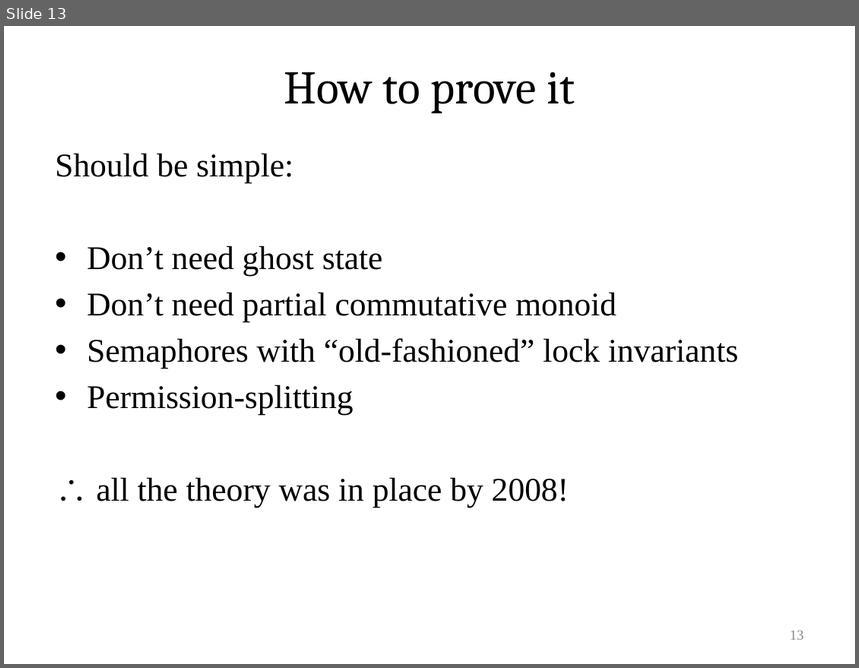
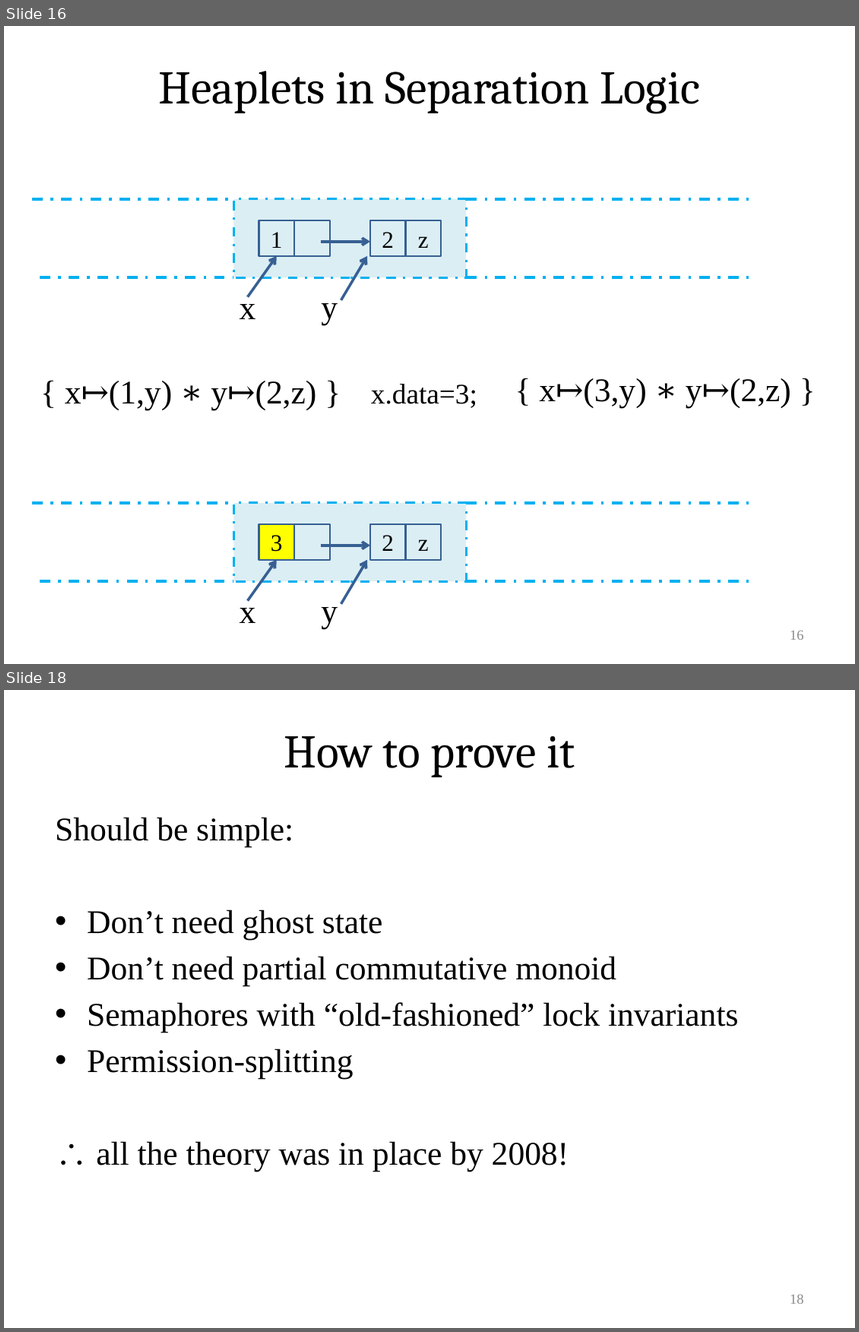
Before and after one commit to VeriNum/pardotprod, a slide deck: doc/Parallel Dot Product.pptx. Shown one above the other, each under a label of ours: slide 13 before the commit, slides 16 and 18 after it; the slides between them are not shown. The pictures are 859x668 and 859x1332 pixels, drawn with LibreOffice and Linux fonts; fonts in the diff are those of the drawing. Boxes give left, top, right and bottom in pixels: in the first picture for what was removed or moved away, otherwise in the second. Text is boxed around its words. In the diff, an @@ line names an element or a change of style, - is before the commit and + after.

```diff
--- a/doc/Parallel Dot Product.pptx
+++ b/doc/Parallel Dot Product.pptx
@@ slide 16 added at (x1=4, y1=26, x2=855, y2=664), background #FFFFFF @@
@@ title added at (x1=159, y1=71, x2=700, y2=113), 39.6 pt, text #000000 @@
+Heaplets in Separation Logic
@@ line added from (32, 199) to (234, 199), #00B0F0 2.25 pt dashed @@
@@ rectangle added at (x1=234, y1=199, x2=466, y2=277), fill #DBEEF4, outline #00B0F0 2 pt dashed @@
@@ line added from (466, 199) to (749, 199), #00B0F0 2.25 pt dashed @@
@@ rectangle added at (x1=259, y1=221, x2=295, y2=257), outline #376092 1.5 pt, 20 pt, text #000000 @@
+1
@@ rectangle added at (x1=294, y1=221, x2=330, y2=257), outline #376092 1.5 pt @@
@@ rectangle added at (x1=370, y1=221, x2=406, y2=257), outline #376092 1.5 pt, 20 pt, text #000000 @@
+2
@@ rectangle added at (x1=406, y1=221, x2=442, y2=257), outline #376092 1.5 pt, 20 pt, text #000000 @@
+z
@@ arrow added from (321, 241) to (370, 241), #376092 2.25 pt @@
@@ arrow added from (247, 297) to (276, 256), #376092 2.25 pt @@
@@ arrow added from (341, 300) to (367, 256), #376092 2.25 pt @@
@@ line added from (40, 278) to (234, 278), #00B0F0 2.25 pt dashed @@
@@ text added at (x1=240, y1=294, x2=256, y2=319), 28 pt, text #000000 @@
+x
@@ line added from (466, 278) to (749, 278), #00B0F0 2.25 pt dashed @@
@@ text added at (x1=321, y1=303, x2=338, y2=325), 28 pt, text #000000 @@
+y
@@ text added at (x1=65, y1=381, x2=317, y2=411), 28 pt, text #000000 @@
+{ x↦(1,y) ∗ y↦(2,z) }
@@ text added at (x1=371, y1=384, x2=477, y2=408), 24 pt, text #000000 @@
+x.data=3;
@@ text added at (x1=539, y1=379, x2=791, y2=408), 28 pt, text #000000 @@
+{ x↦(3,y) ∗ y↦(2,z) }
@@ line added from (32, 503) to (234, 503), #00B0F0 2.25 pt dashed @@
@@ rectangle added at (x1=234, y1=503, x2=466, y2=582), fill #DBEEF4, outline #00B0F0 2 pt dashed @@
@@ line added from (466, 503) to (749, 503), #00B0F0 2.25 pt dashed @@
@@ rectangle added at (x1=259, y1=525, x2=295, y2=560), fill #FFFF00, outline #376092 1.5 pt, 20 pt, text #000000 @@
+3
@@ rectangle added at (x1=294, y1=525, x2=330, y2=560), outline #376092 1.5 pt @@
@@ rectangle added at (x1=370, y1=525, x2=406, y2=560), outline #376092 1.5 pt, 20 pt, text #000000 @@
+2
@@ rectangle added at (x1=406, y1=525, x2=442, y2=560), outline #376092 1.5 pt, 20 pt, text #000000 @@
+z
@@ arrow added from (321, 546) to (370, 546), #376092 2.25 pt @@
@@ arrow added from (247, 601) to (276, 560), #376092 2.25 pt @@
@@ arrow added from (341, 604) to (367, 560), #376092 2.25 pt @@
@@ line added from (40, 582) to (234, 582), #00B0F0 2.25 pt dashed @@
@@ line added from (466, 582) to (749, 582), #00B0F0 2.25 pt dashed @@
@@ text added at (x1=240, y1=598, x2=256, y2=623), 28 pt, text #000000 @@
+x
@@ text added at (x1=321, y1=607, x2=338, y2=629), 28 pt, text #000000 @@
+y
@@ page number added at (x1=790, y1=631, x2=804, y2=640), 12 pt, text #8C8C8C @@
+16
@@ what was slide 13 is now slide 18 @@
@@ page number at (x1=790, y1=1294, x2=804, y2=1304): text changed @@
-13
+18
```
Also in this commit, not shown: 2 slides changed, 7 other slides added, 6 other files.
